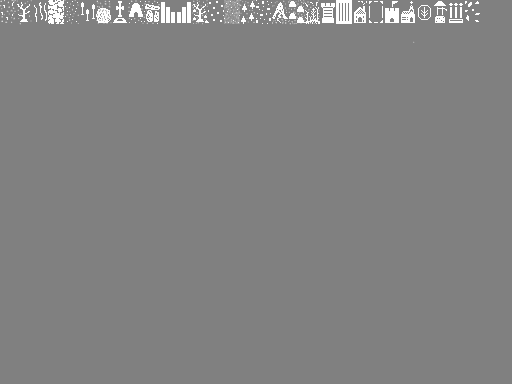
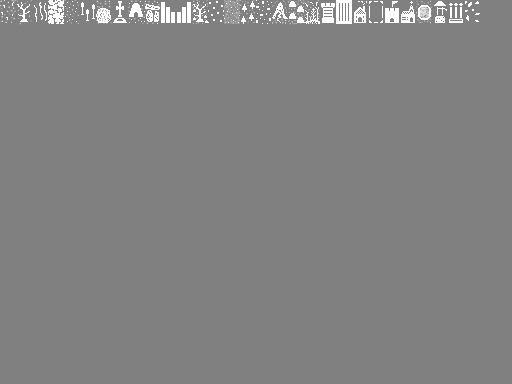
Layered file, before and after one edit (512 × 384). Changes by layer:
painted on "Background" over 413, 0, 432, 43
